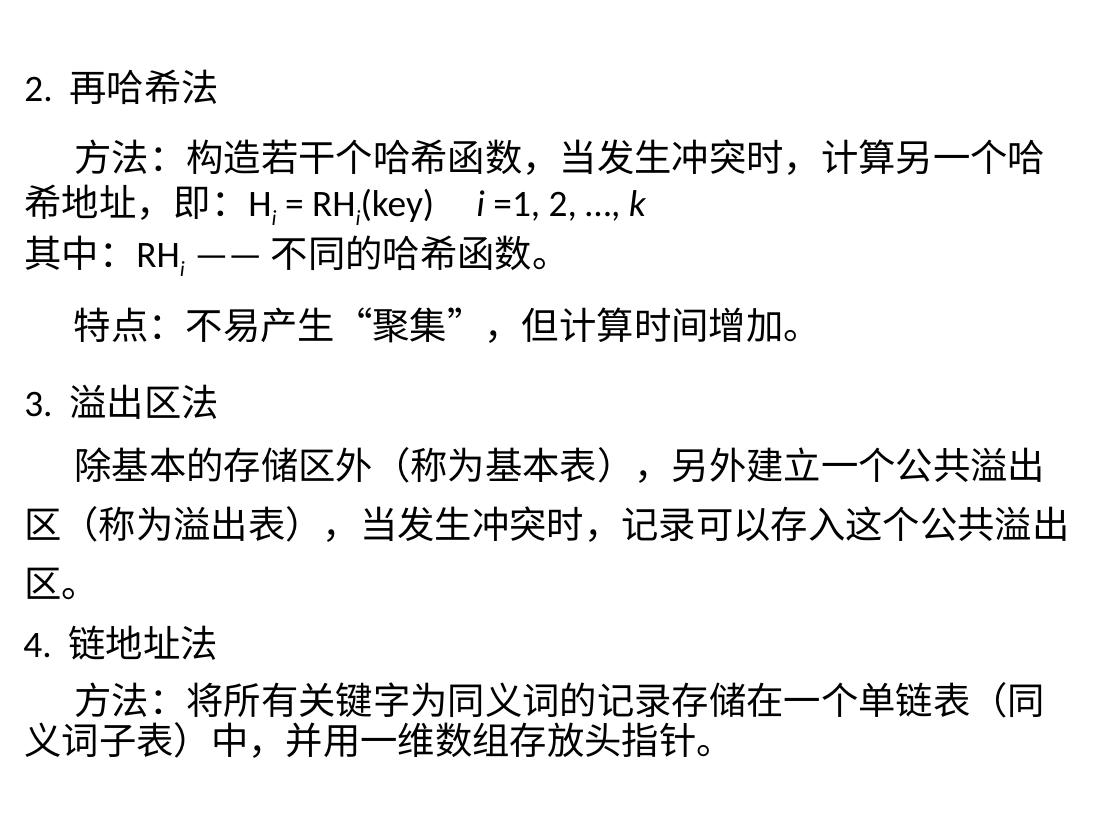
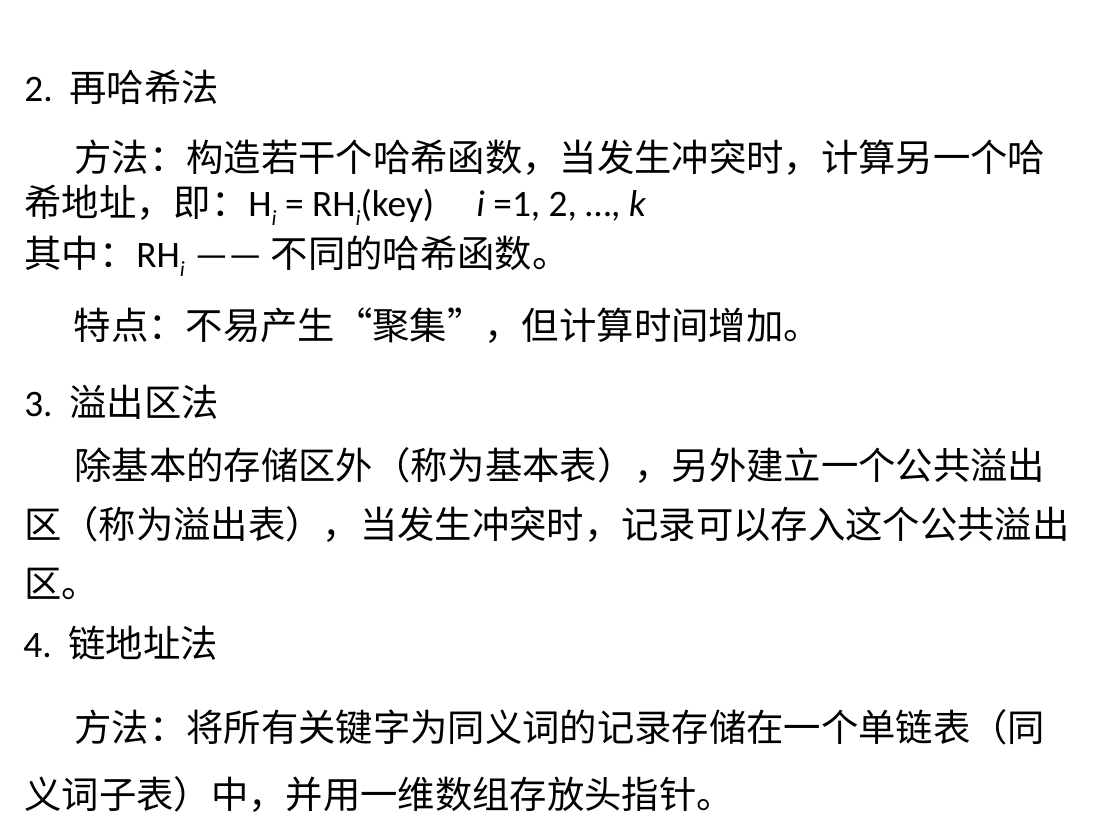
Before and after one commit to edu2act/course-datastructure, a slide deck: slide 78 of materials/slides/ds9.pptx. Drawn at 1120x840 pixels with LibreOffice and Linux fonts; fonts in the diff are those of the drawing. Boxes give left, top, right and bottom in pixels: in the first picture for what was removed or moved away, otherwise in the second. Text is boxed around its words. In the diff, an @@ line names an element or a change of style, - is before the commit and + after.

```diff
--- a/materials/slides/ds9.pptx
+++ b/materials/slides/ds9.pptx
@@ text "方法：将所有关键字为同义词的记录存储在一个单链表（同" at box(24, 709, 1046, 812): line spacing 0.9 to 1.5 @@
```
Also in this commit, not shown: 9 other slides changed, 17 other files.
